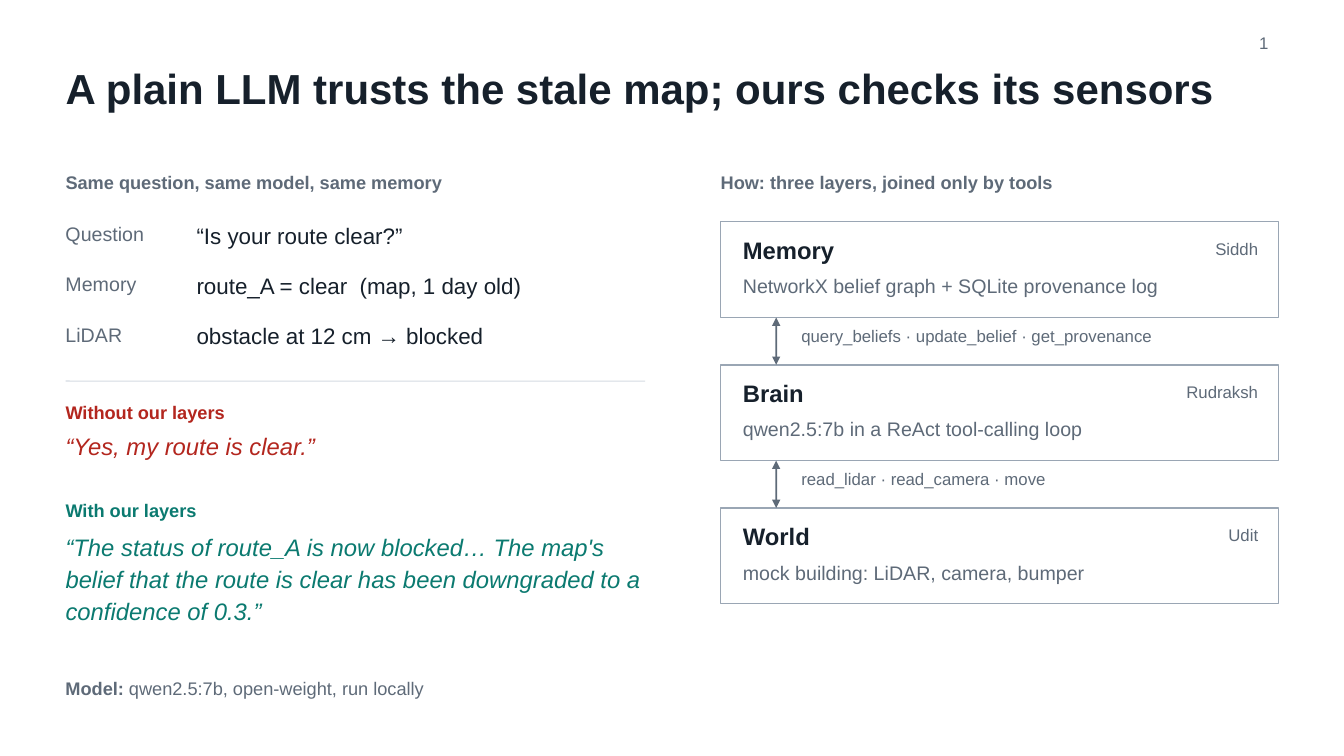
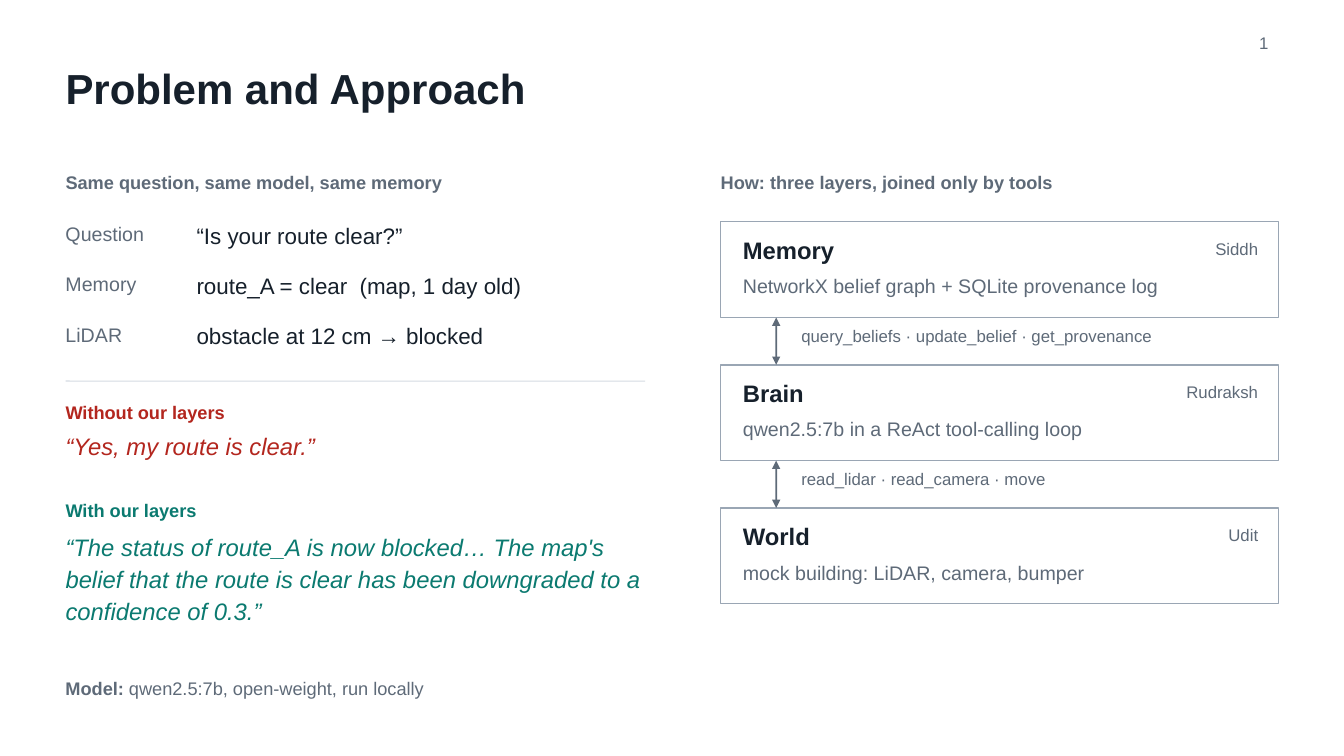
Before and after one commit to Sid-1806/I_Agent_AI_Project, a slide deck: slide 1 of I_Agent_FlashTalk.pptx. Drawn at 1344x756 pixels with LibreOffice and Linux fonts; fonts in the diff are those of the drawing. Boxes give left, top, right and bottom in pixels: in the first picture for what was removed or moved away, otherwise in the second. Text is boxed around its words. In the diff, an @@ line names an element or a change of style, - is before the commit and + after.

Commit message:
Deck: simple topic titles

```diff
--- a/I_Agent_FlashTalk.pptx
+++ b/I_Agent_FlashTalk.pptx
@@ title at (66,73,526,112): text changed @@
-A plain LLM trusts the stale map; ours checks its sensors
+Problem and Approach
```
Also in this commit, not shown: 2 other slides changed.
